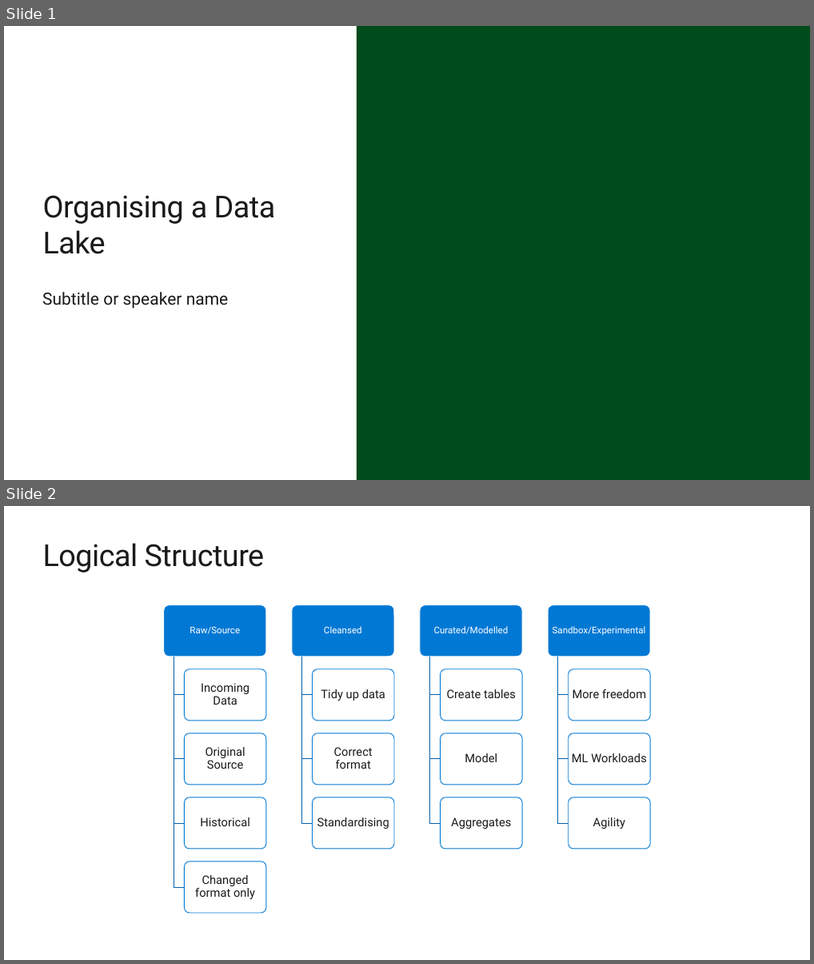
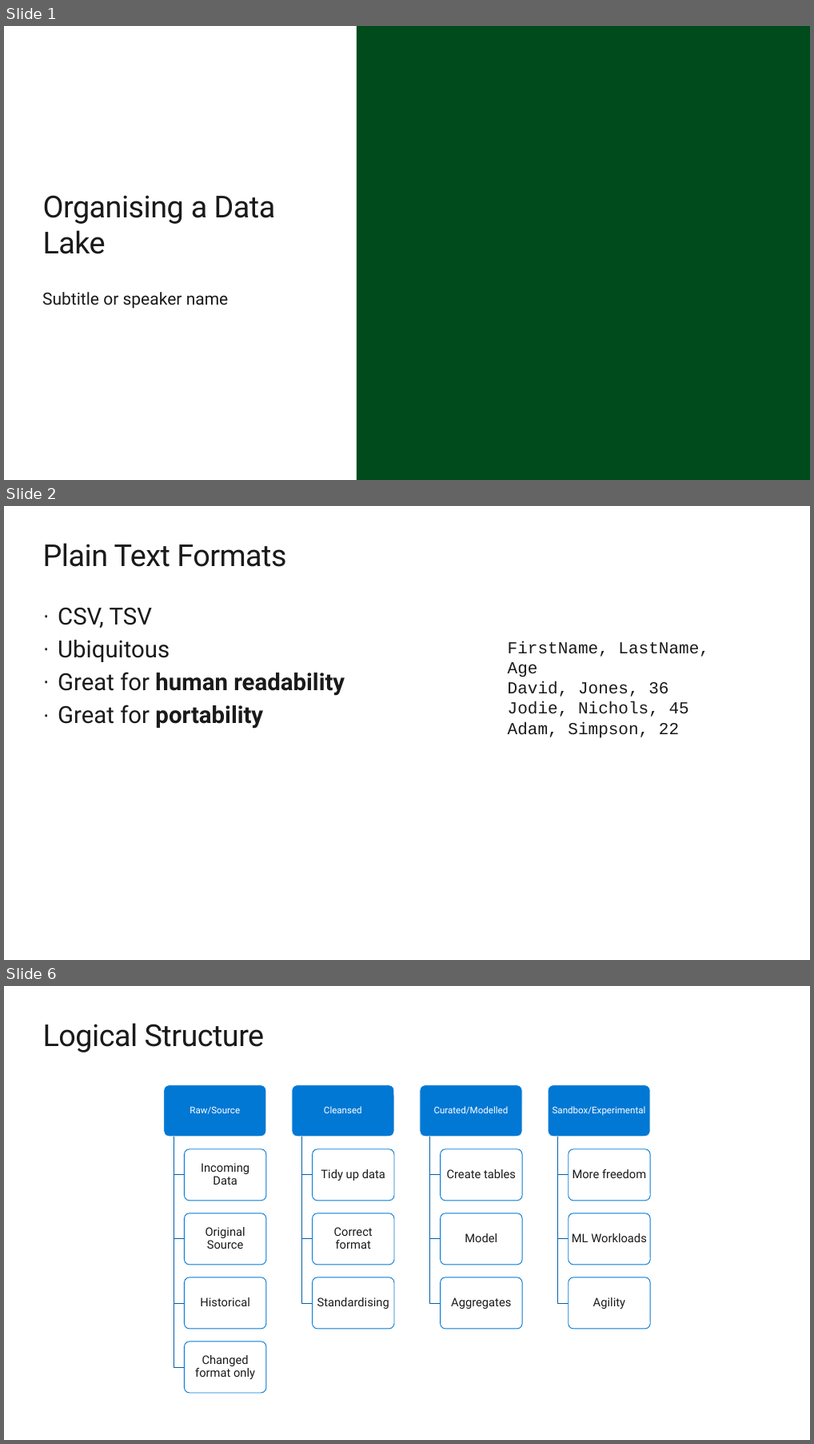
Before and after one commit to davedoesdemos/DataLakeInADay, a slide deck: Session2/content/OrganisingADataLake.pptx. Shown one above the other, each under a label of ours: slides 1 and 2 before the commit, slides 1, 2 and 6 after it; the slides between them are not shown. The pictures are 814x964 and 814x1444 pixels, drawn with LibreOffice and Linux fonts; fonts in the diff are those of the drawing; background and template pictures are left out. Boxes give left, top, right and bottom in pixels: in the first picture for what was removed or moved away, otherwise in the second. Text is boxed around its words. In the diff, an @@ line names an element or a change of style, - is before the commit and + after.

```diff
--- a/Session2/content/OrganisingADataLake.pptx
+++ b/Session2/content/OrganisingADataLake.pptx
@@ slide 2 added at bbox=[4, 506, 810, 960], background #FFFFFF @@
@@ title added at bbox=[43, 543, 286, 567], 36 pt, text #1A1A1A @@
+Plain Text Formats
@@ text added at bbox=[58, 607, 345, 728], 28 pt, text #1A1A1A @@
+· CSV, TSV
+· Ubiquitous
+· Great for human readability
+· Great for portability
@@ text added at bbox=[508, 641, 710, 738], 20 pt, text #1A1A1A @@
+FirstName, LastName, Age
+David, Jones, 36
+Jodie, Nichols, 45
+Adam, Simpson, 22
@@ what was slide 2 is now slide 6 @@
```
Also in this commit, not shown: 3 other slides added, 2 slides removed, 1 other file.
